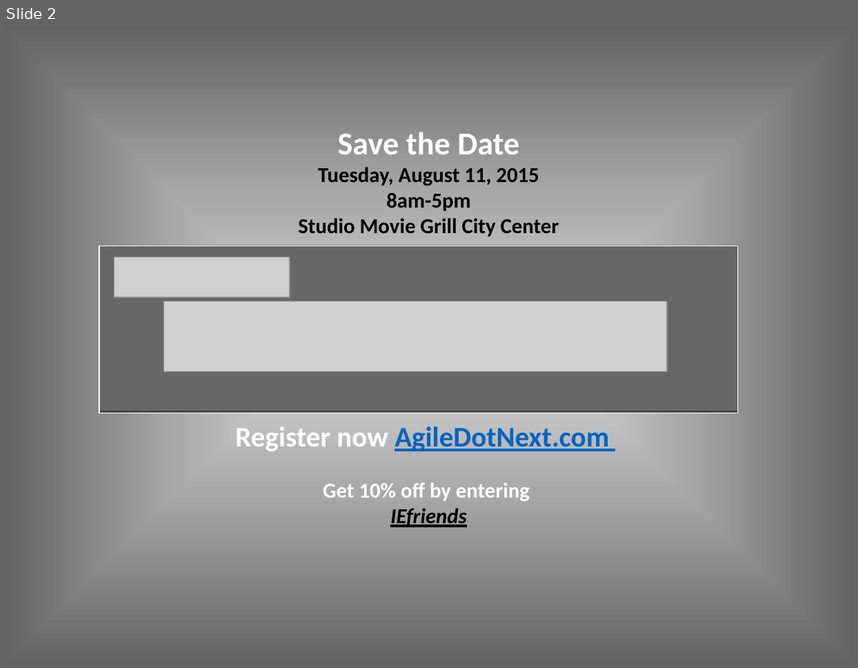
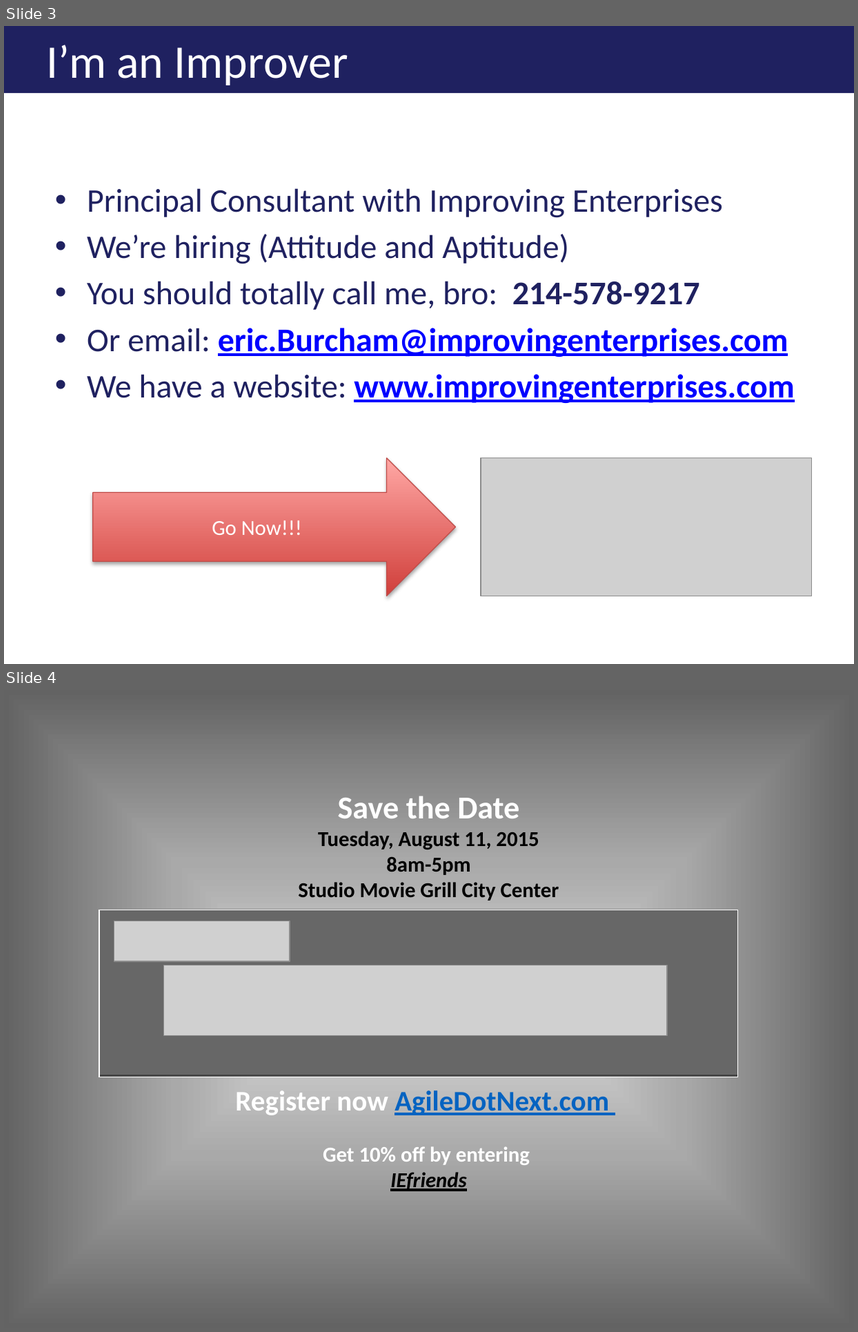
Before and after one commit to ericburcham/THasyINKnc, a slide deck: Presentation/THasINKync.pptx. Shown one above the other, each under a label of ours: slide 2 before the commit, slides 3 and 4 after it. The pictures are 858x668 and 858x1332 pixels, drawn with LibreOffice and Linux fonts; fonts in the diff are those of the drawing; grey boxes stand for pictures; background and template pictures are left out. Boxes give left, top, right and bottom in pixels: in the first picture for what was removed or moved away, otherwise in the second. Text is boxed around its words. In the diff, an @@ line names an element or a change of style, - is before the commit and + after.

```diff
--- a/Presentation/THasINKync.pptx
+++ b/Presentation/THasINKync.pptx
@@ slide 3 added at (4,26,854,664), background #FFFFFF @@
@@ title added at (4,26,854,93), fill #1F2160, 39.6 pt, text #FFFFFF @@
+I’m an Improver
@@ text added at (87,188,794,403), 28 pt, text #1F2160 @@
+• Principal Consultant with Improving Enterprises
+• We’re hiring (Attitude and Aptitude)
+• You should totally call me, bro: 214-578-9217
+• Or email: eric.Burcham@improvingenterprises.com
+• We have a website: www.improvingenterprises.com
@@ right arrow added at (93,458,456,595), fill gradient #D1403C to #FFA6A5, outline #BF4C48 0.75 pt, 18 pt, text #FFFFFF @@
+Go Now!!!
@@ picture added at (481,458,811,595) @@
@@ what was slide 2 is now slide 4 @@
```
Also in this commit, not shown: 1 slide changed, 2 other slides added, 1 slide removed.
